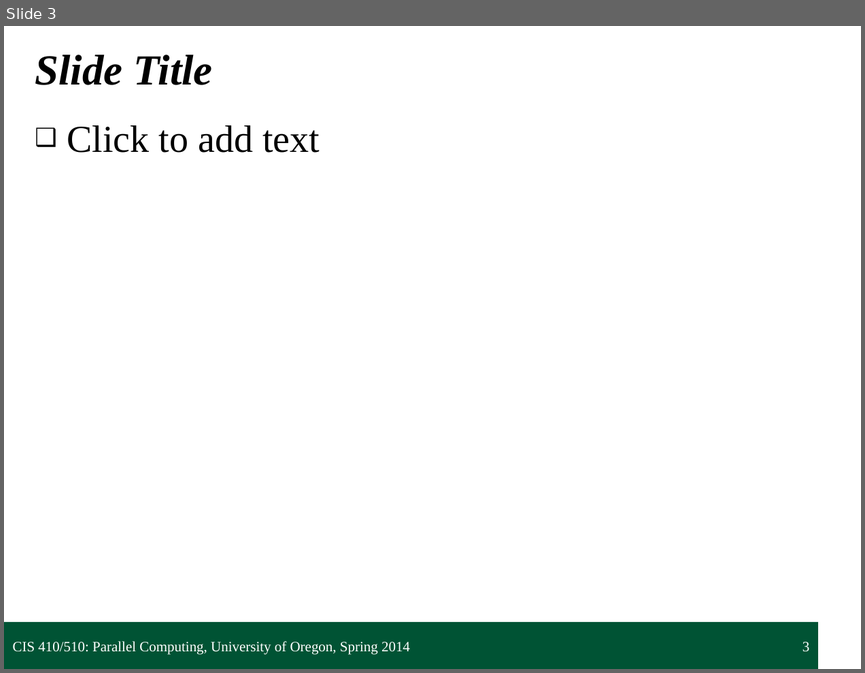
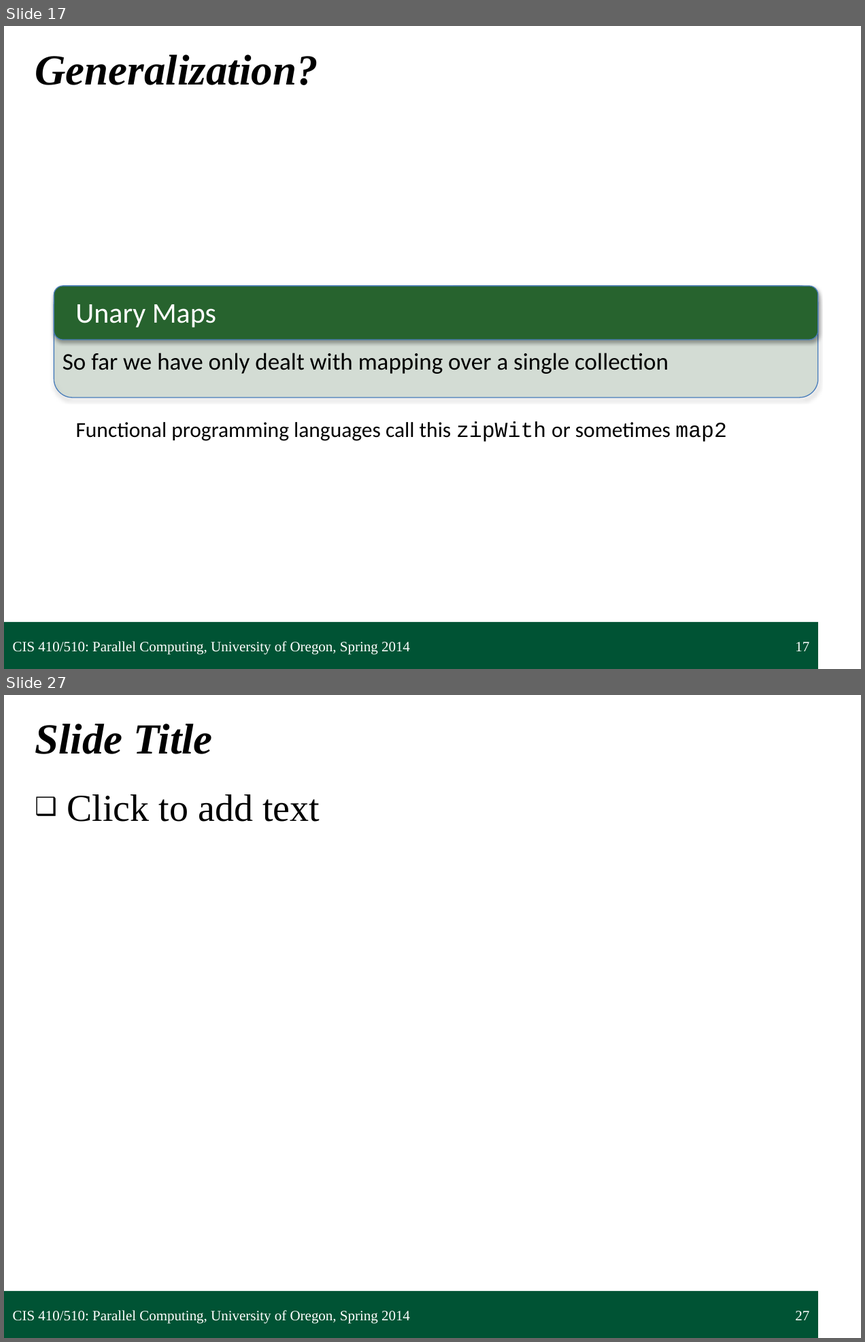
Before and after one commit to UOregonParallel/CourseMaterials, a slide deck: lecture_content/classSlides/1_mapPattern/mapPattern.pptx. Shown one above the other, each under a label of ours: slide 3 before the commit, slides 17 and 27 after it; the slides between them are not shown. The pictures are 865x673 and 865x1342 pixels, drawn with LibreOffice and Linux fonts; fonts in the diff are those of the drawing; background and template pictures are left out. Boxes give left, top, right and bottom in pixels: in the first picture for what was removed or moved away, otherwise in the second. Text is boxed around its words. In the diff, an @@ line names an element or a change of style, - is before the commit and + after.

```diff
--- a/lecture_content/classSlides/1_mapPattern/mapPattern.pptx
+++ b/lecture_content/classSlides/1_mapPattern/mapPattern.pptx
@@ slide 17 added at box(4, 26, 861, 669), background #FFFFFF; not listed: 1 template element that a slide beside it also shows @@
@@ title added at box(35, 55, 317, 85), 36 pt, text #000000, bold, italic @@
+Generalization?
@@ group added at box(54, 286, 818, 397): 2 rounded rectangles, 2 texts @@
+So far we have only dealt with mapping over a single collection
+Unary Maps
@@ text added at box(76, 421, 727, 441), 18 pt, text #000000 @@
+Functional programming languages call this zipWith or sometimes map2
@@ text added at box(13, 641, 410, 654), 12 pt, text #FFFFFF @@
+CIS 410/510: Parallel Computing, University of Oregon, Spring 2014
@@ page number added at box(795, 641, 809, 651), 12 pt, text #FFFFFF @@
+17
@@ what was slide 3 is now slide 27 @@
@@ page number at box(795, 1310, 809, 1320): text changed @@
-3
+27
```
Also in this commit, not shown: 1 slide changed, 23 other slides added.
